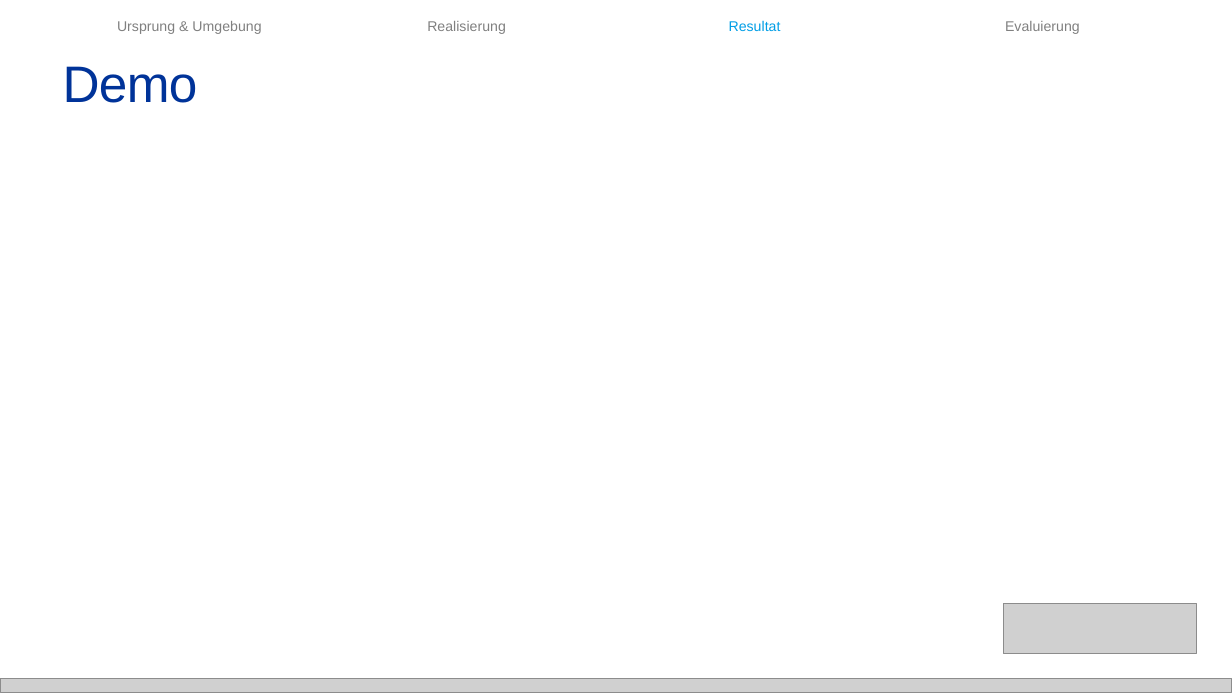
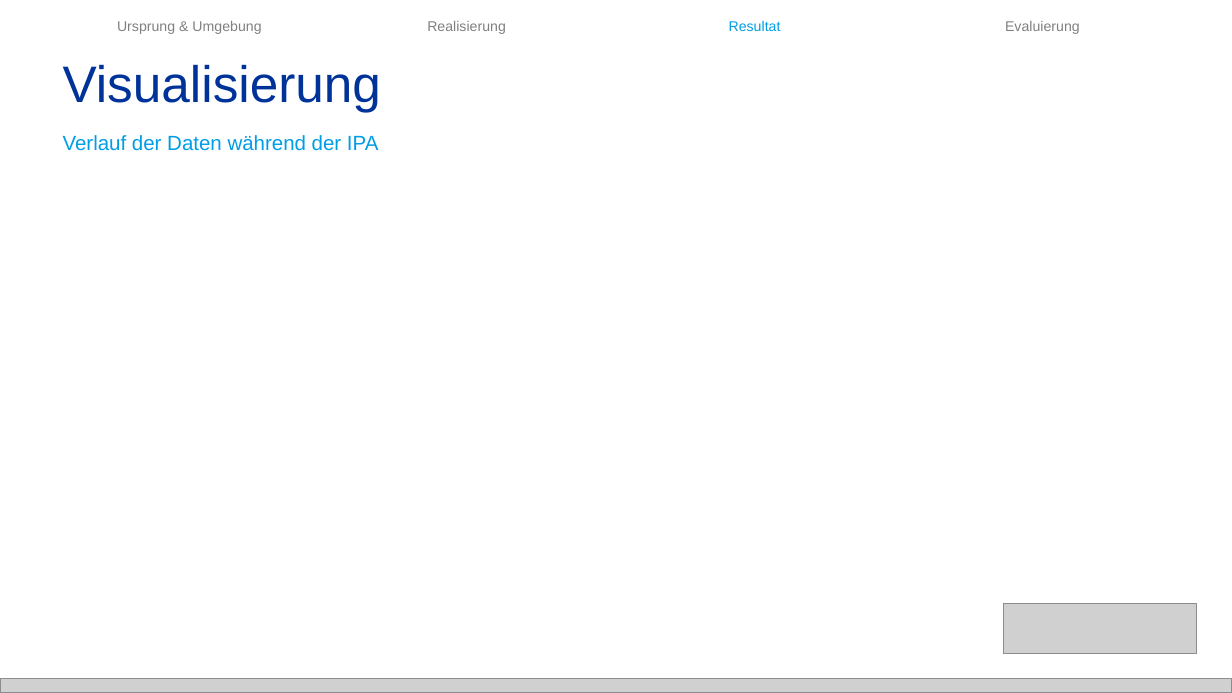
Before and after one commit to baloise/pelan, a slide deck: slide 16 of docs/IPA/Präsentation/Präsentation.pptx. Drawn at 1232x693 pixels with LibreOffice and Linux fonts; fonts in the diff are those of the drawing; grey boxes stand for pictures. Boxes give left, top, right and bottom in pixels: in the first picture for what was removed or moved away, otherwise in the second. Text is boxed around its words. In the diff, an @@ line names an element or a change of style, - is before the commit and + after.

```diff
--- a/docs/IPA/Präsentation/Präsentation.pptx
+++ b/docs/IPA/Präsentation/Präsentation.pptx
@@ text at (x1=63, y1=64, x2=381, y2=112): text changed @@
-Demo
+Visualisierung
@@ text added at (x1=63, y1=135, x2=378, y2=151), 16 pt, text #009EE6 @@
+Verlauf der Daten während der IPA
```
Also in this commit, not shown: 1 other slide changed, 1 slide added, 2 other files.
